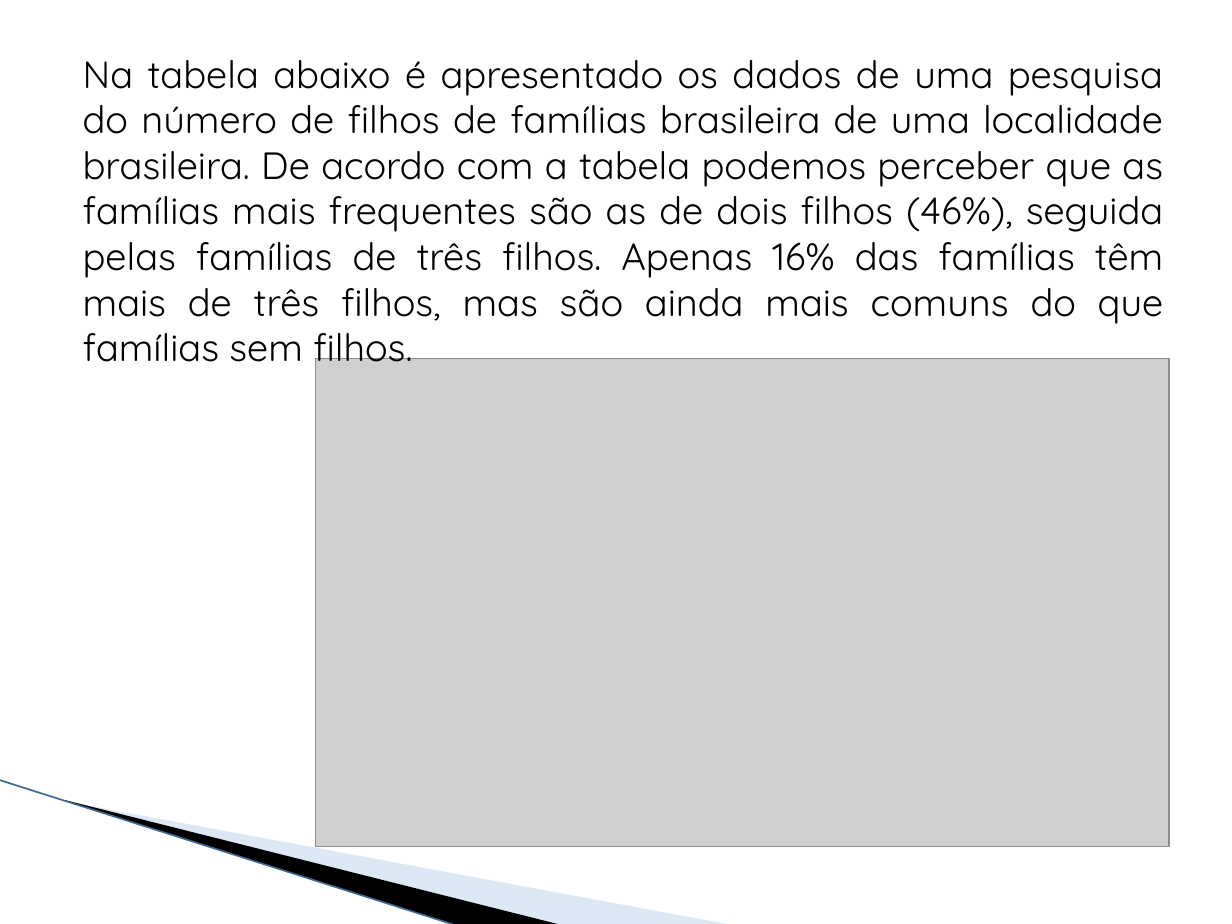
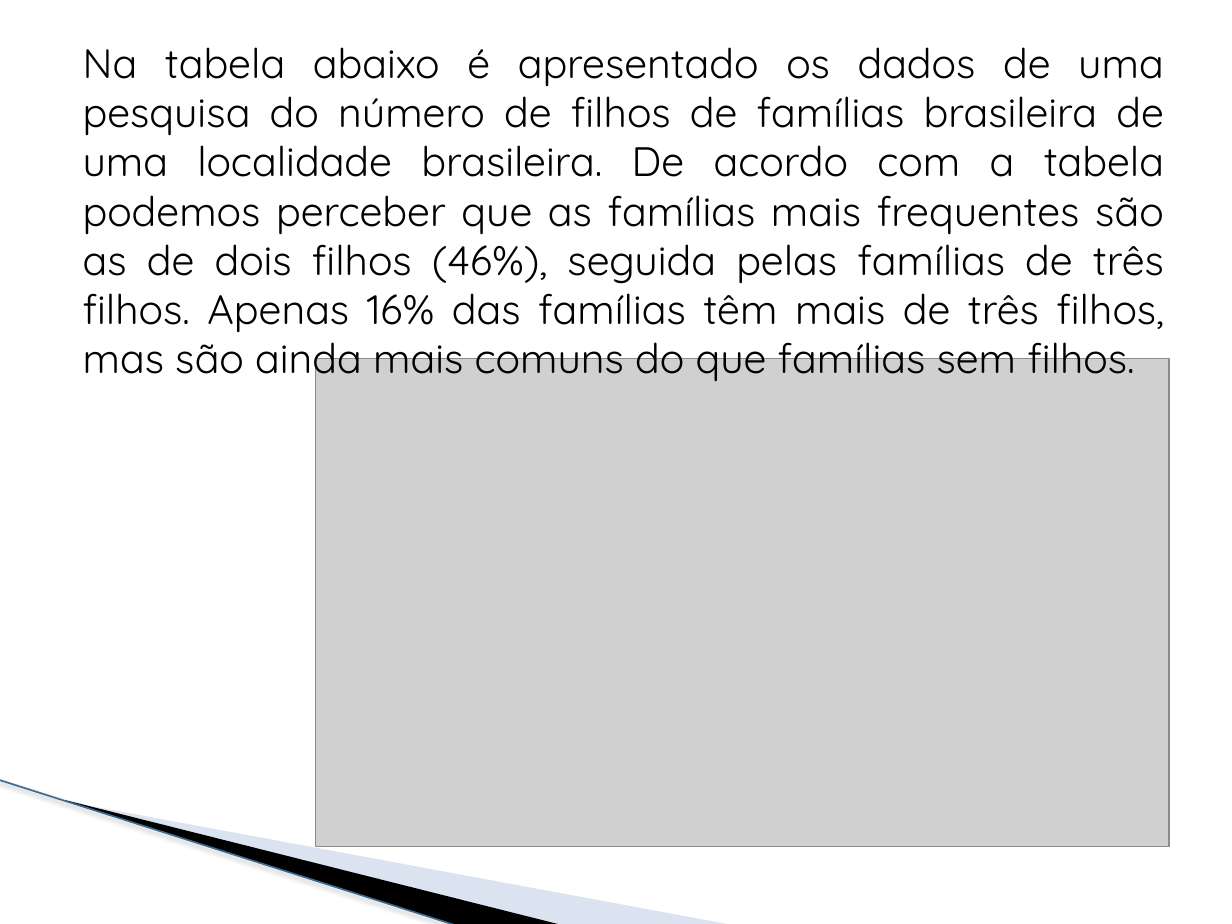
Before and after one commit to j52546/EstatisticaProbabilidade-, a slide deck: slide 9 of Probabilidade e Estatística.pptx. Drawn at 1232x924 pixels with LibreOffice and Linux fonts; fonts in the diff are those of the drawing; grey boxes stand for pictures; background and template pictures are left out. Boxes give left, top, right and bottom in pixels: in the first picture for what was removed or moved away, otherwise in the second. Text is boxed around its words. In the diff, an @@ line names an element or a change of style, - is before the commit and + after.

```diff
--- a/Probabilidade e Estatística.pptx
+++ b/Probabilidade e Estatística.pptx
@@ text "Na tabela abaixo é apresentado ..." at (x1=83, y1=47, x2=1164, y2=384): size 22.2 to 24 pt; less space between paragraphs @@
@@ line (0, 780) - (457, 924): stroke #A4C1E3 0.95 pt to #3D6990 0.96 pt @@
@@ freeform shape at (x1=68, y1=801, x2=733, y2=924): fill #ABC6E6 at 40% opacity to #A7B9DB at 40% opacity @@
```
Also in this commit, not shown: 10 other slides changed, 1 slide added, 1 slide removed, 1 other file.
